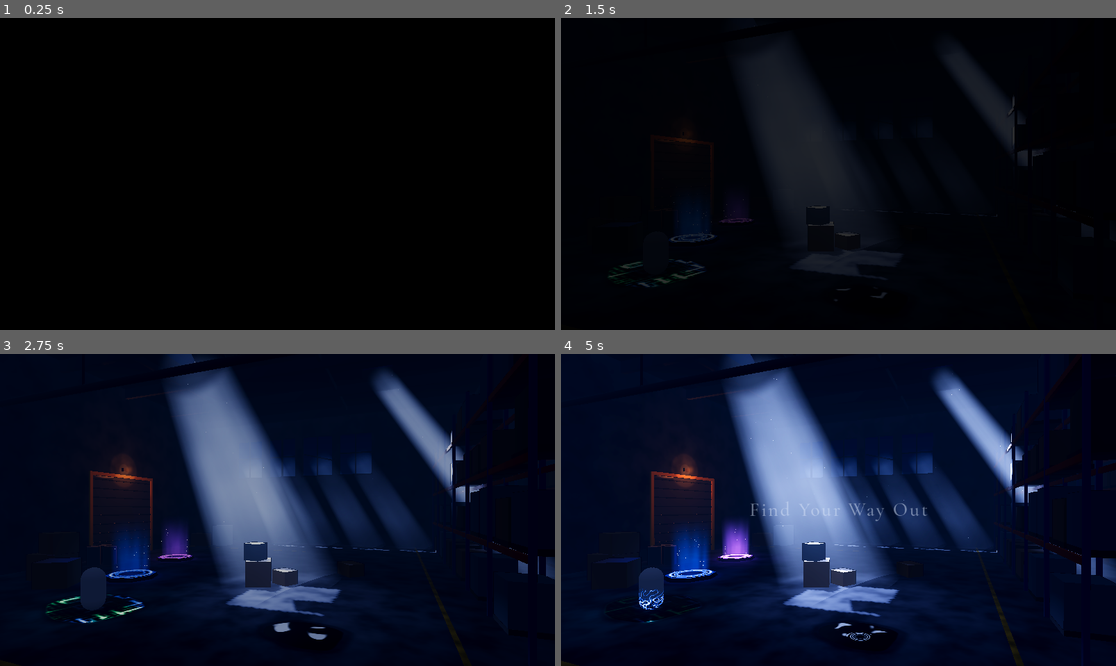
Above: before the commit, frames 1-4 (two rows, left to right).
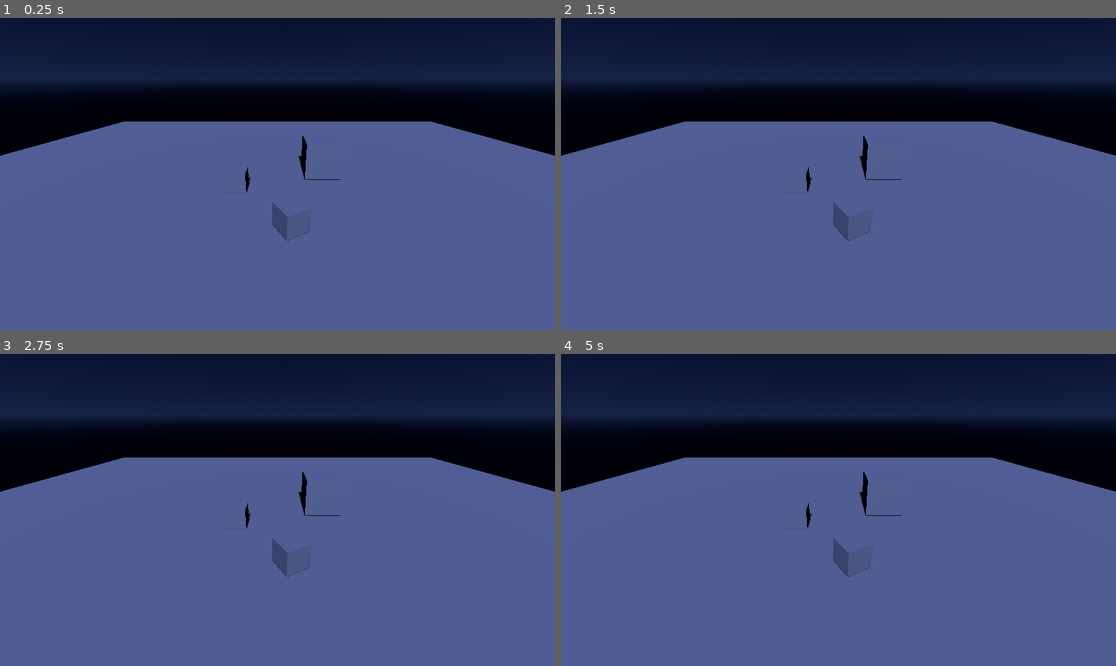
Above: after the commit, the same moments.

Repository: qBitnaut/wake-cycle
Game: Godot game, scene res://scenes/main.tscn
Same seed, same stepped clock (60 frames per second), same inputs: the game is played once before the commit and once after it. Before the commit the project starts from res://scenes/lab/atmosphere_lab.tscn.
Inputs:
- Up to frame 1 (0.25 s): no input
- Up to frame 2 (1.5 s): tap Enter at 0.5 s; tap Space at 1.25 s
- Up to frame 3 (2.75 s): no input
- Up to frame 4 (5 s): no input

The runs differ from the first frame. In frame 1, 88% of the frame differs, in the area x 0-100%, y 0-100%; in frame 2, 88%; in frame 3, 85%; in frame 4, 83%.

Commit message:
Revert "Run the atmosphere lab as main scene (feat/atmosphere only)"
This reverts commit 0caec1d3bc6176c1e9fea7e638f41a5323482c0e.

Diff:
--- a/project.godot
+++ b/project.godot
@@ -11,7 +11,7 @@
 [application]
 
 config/name="Wake Cycle"
-run/main_scene="res://scenes/lab/atmosphere_lab.tscn"
+run/main_scene="res://scenes/main.tscn"
 config/features=PackedStringArray("4.7", "Compatibility")
 
 [input]
